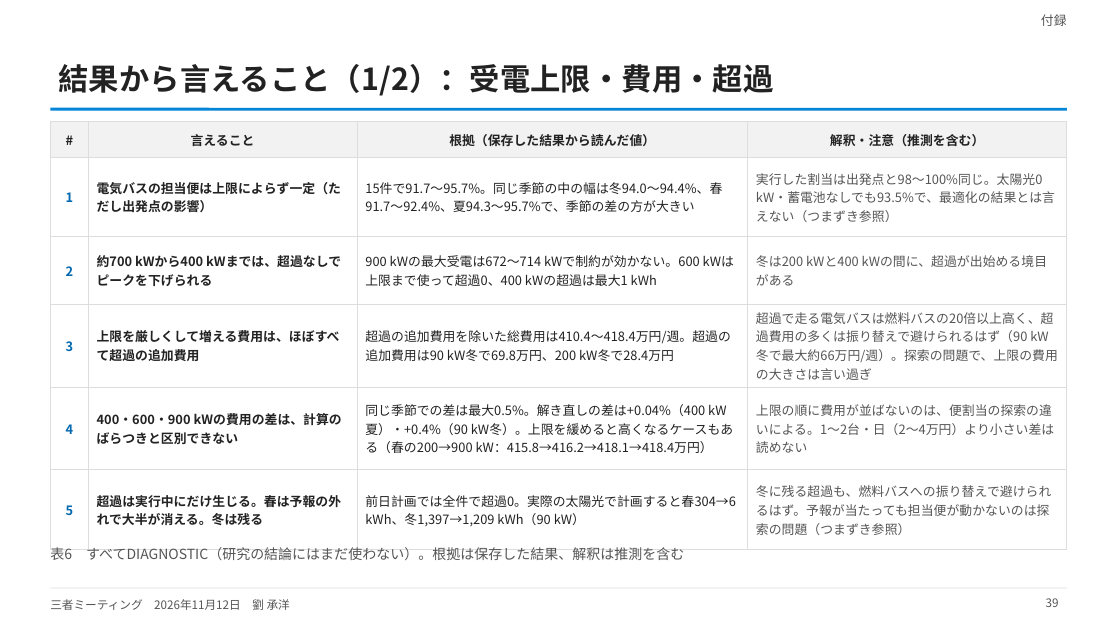
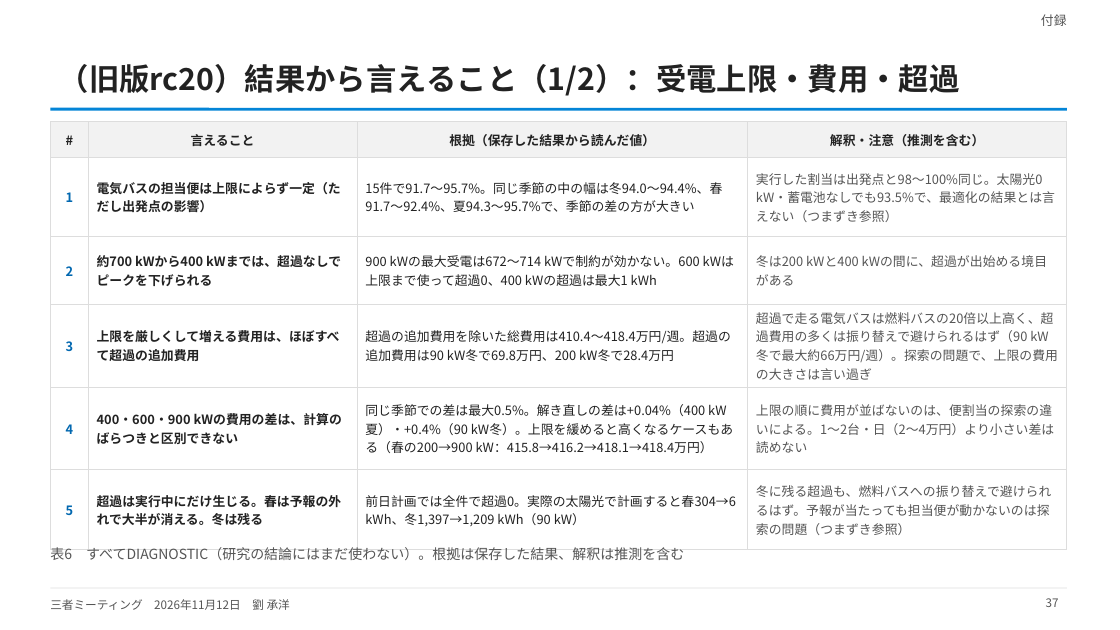
Before and after one commit to CYLIU2003/master-course, a slide deck: slide 37 of outcome/2026-11-12_three_party/three_party_20261112.pptx (slide 39 before the commit). Drawn at 1120x630 pixels with LibreOffice and Linux fonts; fonts in the diff are those of the drawing. Boxes give left, top, right and bottom in pixels: in the first picture for what was removed or moved away, otherwise in the second. Text is boxed around its words. In the diff, an @@ line names an element or a change of style, - is before the commit and + after.

```diff
--- a/outcome/2026-11-12_three_party/three_party_20261112.pptx
+++ b/outcome/2026-11-12_three_party/three_party_20261112.pptx
@@ title at bbox=[59, 64, 960, 96]: text changed @@
-結果から言えること（1/2）：受電上限・費用・超過
+（旧版rc20）結果から言えること（1/2）：受電上限・費用・超過
@@ page number at bbox=[1046, 598, 1059, 607]: text changed @@
-39
+37
```
Also in this commit, not shown: 20 other slides changed, 1 slide added, 6 other files.
